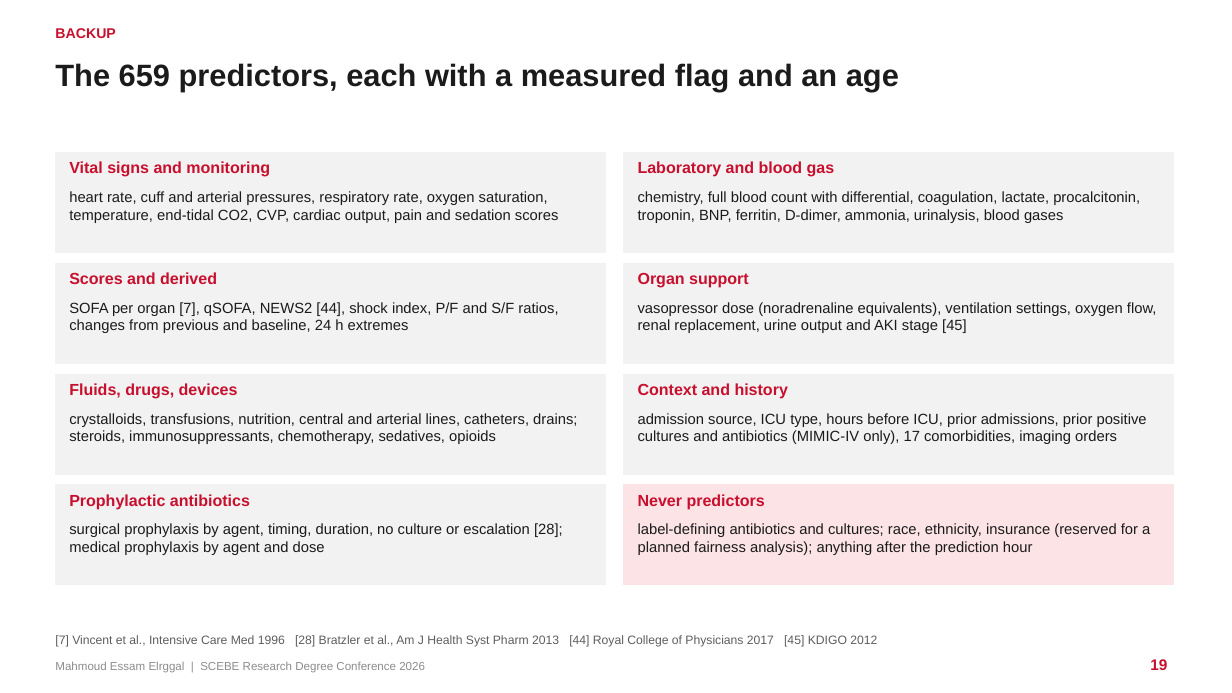
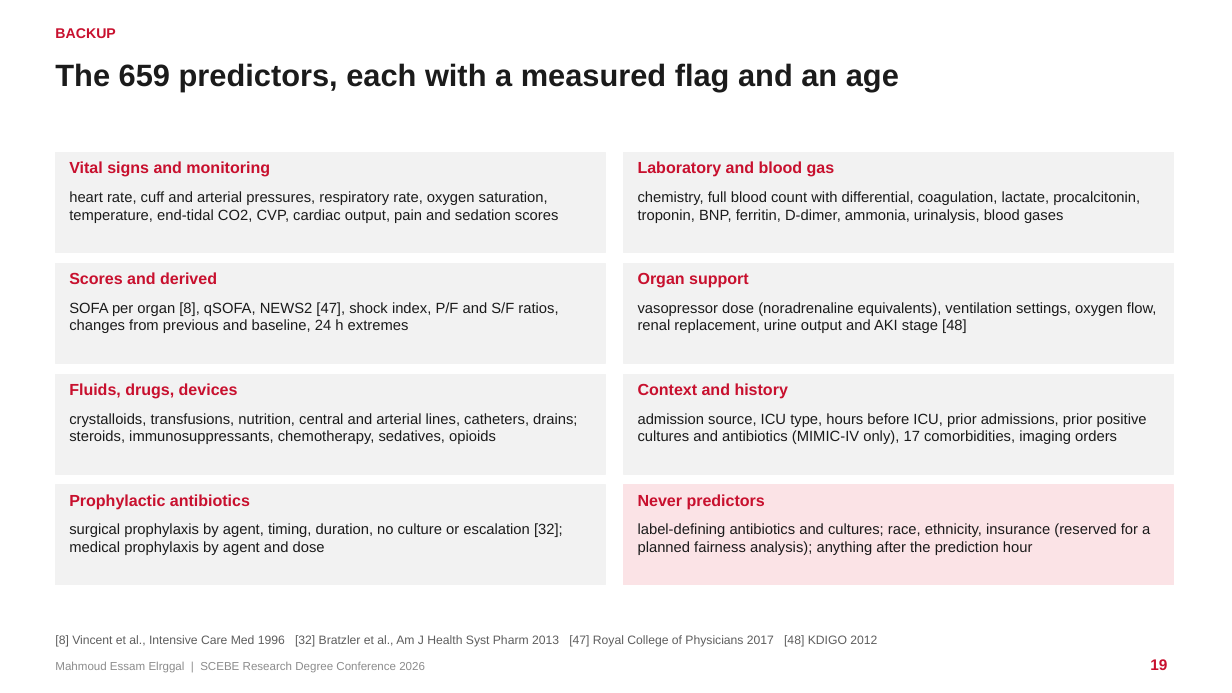
Before and after one commit to mahmoudddj/datasciencecoursera1, a slide deck: slide 19 of dev/presentation/Elrggal_Mahmoud_SCEBE2026.pptx. Drawn at 1232x693 pixels with LibreOffice and Linux fonts; fonts in the diff are those of the drawing. Boxes give left, top, right and bottom in pixels: in the first picture for what was removed or moved away, otherwise in the second. Text is boxed around its words. In the diff, an @@ line names an element or a change of style, - is before the commit and + after.

```diff
--- a/dev/presentation/Elrggal_Mahmoud_SCEBE2026.pptx
+++ b/dev/presentation/Elrggal_Mahmoud_SCEBE2026.pptx
@@ text at [69,302,558,333]: text changed @@
-SOFA per organ [7], qSOFA, NEWS2 [44], shock index, P/F and S/F ratios, changes from previous and baseline, 24 h extremes
+SOFA per organ [8], qSOFA, NEWS2 [47], shock index, P/F and S/F ratios, changes from previous and baseline, 24 h extremes
@@ text at [638,302,1157,333]: text changed @@
-vasopressor dose (noradrenaline equivalents), ventilation settings, oxygen flow, renal replacement, urine output and AKI stage [45]
+vasopressor dose (noradrenaline equivalents), ventilation settings, oxygen flow, renal replacement, urine output and AKI stage [48]
@@ text at [69,523,563,555]: text changed @@
-surgical prophylaxis by agent, timing, duration, no culture or escalation [28]; medical prophylaxis by agent and dose
+surgical prophylaxis by agent, timing, duration, no culture or escalation [32]; medical prophylaxis by agent and dose
@@ text at [55,635,877,647]: text changed @@
-[7] Vincent et al., Intensive Care Med 1996 [28] Bratzler et al., Am J Health Syst Pharm 2013 [44] Royal College of Physicians 2017 [45] KDIGO 2012
+[8] Vincent et al., Intensive Care Med 1996 [32] Bratzler et al., Am J Health Syst Pharm 2013 [47] Royal College of Physicians 2017 [48] KDIGO 2012
```
Also in this commit, not shown: 24 other slides changed, 3 slides added, 1 slide removed, 3 other files.
